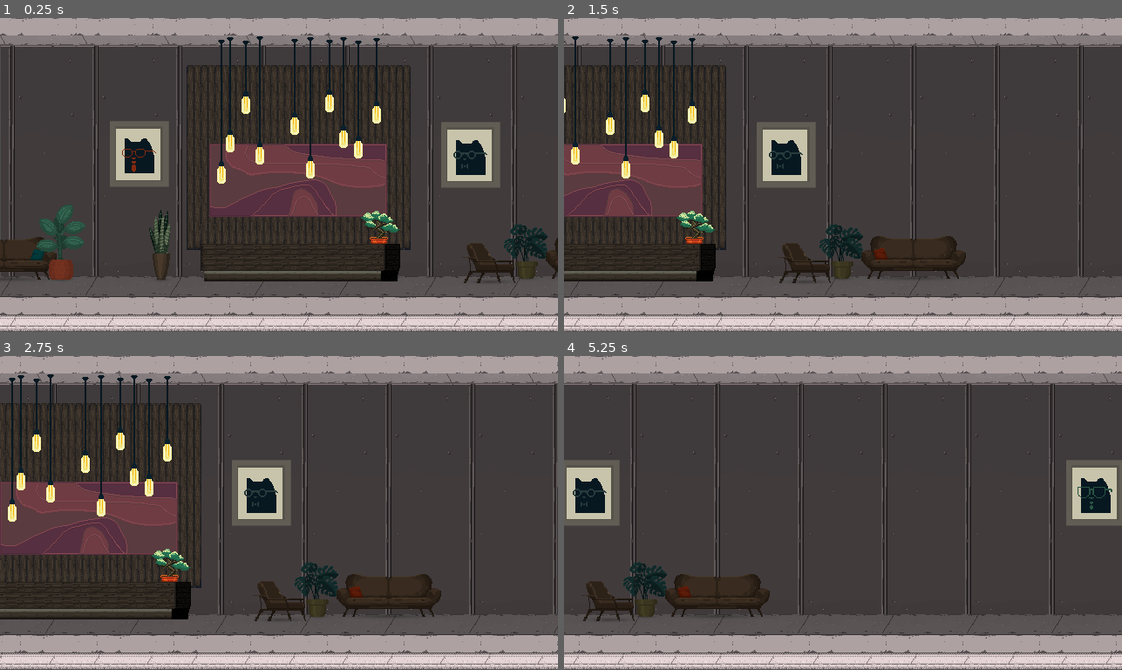
Above: before the commit, frames 1-4 (two rows, left to right).
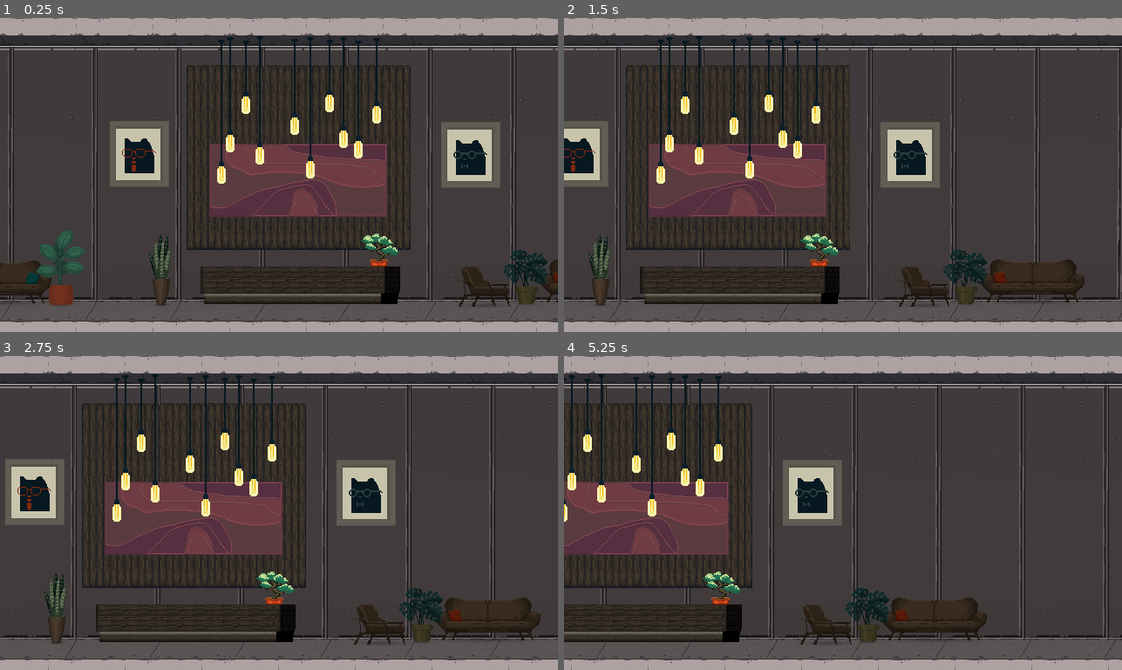
Above: after the commit, the same moments.

Repository: bogdanbartis/feral-level-editor
Game: Godot game, scene res://levels/testing-01.tscn
Two runs of this game, one before a commit and one after it. Both use one fixed random seed, a clock stepped at 60 frames per second and the inputs below. This scene is started directly instead of the project's main scene.
Inputs (mouse positions are in pixels of both pictures, inside the frame that each line leads up to):
- Up to frame 1 (0.25 s): no input
- Up to frame 2 (1.5 s): tap Enter (ui_accept) at 0.5, 0.77 s; move the mouse to (965, 159) at 0.52 s; hold D (move_right) from 0.53 s (still down); click (965, 159) at 0.67 s; move the mouse to (731, 190) at 1.27 s
- Up to frame 3 (2.75 s): tap Enter (ui_accept) at 1.52 s; move the mouse to (334, 443) at 2.02 s; release D (move_right) at 2.03 s; hold A (move_left) from 2.03 s (still down)
- Up to frame 4 (5.25 s): move the mouse to (815, 575) at 2.77 s; release A (move_left) at 2.78 s; hold D (move_right) 2.78-4.28 s; click (815, 575) at 2.92 s; tap Enter (ui_accept) at 3.02, 3.77, 4.52 s; move the mouse to (1010, 560) at 3.52 s; move the mouse to (675, 465) at 4.27 s; hold A (move_left) 4.28-5.03 s; move the mouse to (870, 513) at 5.02 s; hold D (move_right) from 5.03 s (still down); click (870, 513) at 5.17 s

The runs differ from the first frame. In frame 1, 29% of the frame differs, in the area x 0-100%, y 5-100%; in frame 2, 47%; in frame 3, 47%, in the area x 0-100%, y 0-100%; in frame 4, 43%.

Commit message:
Repositioned elements

Diff:
--- a/levels/testing-01.tscn
+++ b/levels/testing-01.tscn
@@ -38,327 +38,328 @@
 [node name="Camera2D" type="Camera2D" parent="."]
 anchor_mode = 0
 script = ExtResource("1_7j6gi")
+speed = 150.0
 
 [node name="wall" type="Node2D" parent="."]
 metadata/_edit_lock_ = true
 
 [node name="WallTallDark" type="Sprite2D" parent="wall"]
-position = Vector2(0.921509, 27.7621)
+position = Vector2(0, 32)
 texture = ExtResource("2_6kw3k")
 centered = false
 
 [node name="WallTallDark2" type="Sprite2D" parent="wall"]
-position = Vector2(97, 27.7621)
+position = Vector2(96, 32)
 texture = ExtResource("2_6kw3k")
 centered = false
 
 [node name="WallTallDark3" type="Sprite2D" parent="wall"]
-position = Vector2(193, 27.7621)
+position = Vector2(192, 32)
 texture = ExtResource("2_6kw3k")
 centered = false
 
 [node name="WallTallDark4" type="Sprite2D" parent="wall"]
-position = Vector2(289.078, 27.7621)
+position = Vector2(288, 32)
 texture = ExtResource("2_6kw3k")
 centered = false
 
 [node name="WallTallDark5" type="Sprite2D" parent="wall"]
-position = Vector2(673, 28)
+position = Vector2(384, 32)
 texture = ExtResource("2_6kw3k")
 centered = false
 
 [node name="WallTallDark6" type="Sprite2D" parent="wall"]
-position = Vector2(481.078, 27.7621)
+position = Vector2(480, 32)
 texture = ExtResource("2_6kw3k")
 centered = false
 
 [node name="WallTallDark7" type="Sprite2D" parent="wall"]
-position = Vector2(577.078, 27.7621)
+position = Vector2(576, 32)
 texture = ExtResource("2_6kw3k")
 centered = false
 
 [node name="WallTallDark8" type="Sprite2D" parent="wall"]
-position = Vector2(385, 28)
+position = Vector2(672, 32)
 texture = ExtResource("2_6kw3k")
 centered = false
 
 [node name="WallTallDark9" type="Sprite2D" parent="wall"]
-position = Vector2(769, 27.7621)
+position = Vector2(768, 32)
 texture = ExtResource("2_6kw3k")
 centered = false
 
 [node name="WallTallDark10" type="Sprite2D" parent="wall"]
-position = Vector2(865.078, 27.7621)
+position = Vector2(864, 32)
 texture = ExtResource("2_6kw3k")
 centered = false
 
 [node name="WallTallDark11" type="Sprite2D" parent="wall"]
-position = Vector2(961.078, 27.7621)
+position = Vector2(960, 32)
 texture = ExtResource("2_6kw3k")
 centered = false
 
 [node name="WallTallDark12" type="Sprite2D" parent="wall"]
-position = Vector2(1057.16, 27.7621)
+position = Vector2(1056, 32)
 texture = ExtResource("2_6kw3k")
 centered = false
 
 [node name="WallTallDark13" type="Sprite2D" parent="wall"]
-position = Vector2(1153.08, 27.7621)
+position = Vector2(1152, 32)
 texture = ExtResource("2_6kw3k")
 centered = false
 
 [node name="WallTallDark14" type="Sprite2D" parent="wall"]
-position = Vector2(1249.16, 27.7621)
+position = Vector2(1248, 32)
 texture = ExtResource("2_6kw3k")
 centered = false
 
 [node name="WallTallDark15" type="Sprite2D" parent="wall"]
-position = Vector2(1345.16, 27.7621)
+position = Vector2(1344, 32)
 texture = ExtResource("2_6kw3k")
 centered = false
 
 [node name="WallTallDark16" type="Sprite2D" parent="wall"]
-position = Vector2(1441.24, 27.7621)
+position = Vector2(1440, 32)
 texture = ExtResource("2_6kw3k")
 centered = false
 
 [node name="WallTallDark17" type="Sprite2D" parent="wall"]
-position = Vector2(1537, 27.7621)
+position = Vector2(1536, 32)
 texture = ExtResource("2_6kw3k")
 centered = false
 
 [node name="WallTallDark18" type="Sprite2D" parent="wall"]
-position = Vector2(1633.08, 27.7621)
+position = Vector2(1632, 32)
 texture = ExtResource("2_6kw3k")
 centered = false
 
 [node name="WallTallDark19" type="Sprite2D" parent="wall"]
-position = Vector2(1729.08, 27.7621)
+position = Vector2(1728, 32)
 texture = ExtResource("2_6kw3k")
 centered = false
 
 [node name="WallTallDark20" type="Sprite2D" parent="wall"]
-position = Vector2(1825.16, 27.7621)
+position = Vector2(1824, 32)
 texture = ExtResource("2_6kw3k")
 centered = false
 
 [node name="WallTallDark21" type="Sprite2D" parent="wall"]
-position = Vector2(1921.08, 27.7621)
+position = Vector2(1920, 32)
 texture = ExtResource("2_6kw3k")
 centered = false
 
 [node name="WallTallDark22" type="Sprite2D" parent="wall"]
-position = Vector2(2017.16, 27.7621)
+position = Vector2(2016, 32)
 texture = ExtResource("2_6kw3k")
 centered = false
 
 [node name="WallTallDark23" type="Sprite2D" parent="wall"]
-position = Vector2(2113.16, 27.7621)
+position = Vector2(2112, 32)
 texture = ExtResource("2_6kw3k")
 centered = false
 
 [node name="WallTallDark24" type="Sprite2D" parent="wall"]
-position = Vector2(2209.24, 27.7621)
+position = Vector2(2208, 32)
 texture = ExtResource("2_6kw3k")
 centered = false
 
 [node name="WallTallDark25" type="Sprite2D" parent="wall"]
-position = Vector2(2305.08, 27.7621)
+position = Vector2(2304, 32)
 texture = ExtResource("2_6kw3k")
 centered = false
 
 [node name="WallTallDark26" type="Sprite2D" parent="wall"]
-position = Vector2(2401.16, 27.7621)
+position = Vector2(2400, 32)
 texture = ExtResource("2_6kw3k")
 centered = false
 
 [node name="WallTallDark27" type="Sprite2D" parent="wall"]
-position = Vector2(2497.16, 27.7621)
+position = Vector2(2496, 32)
 texture = ExtResource("2_6kw3k")
 centered = false
 
 [node name="WallTallDark28" type="Sprite2D" parent="wall"]
-position = Vector2(2593.24, 27.7621)
+position = Vector2(2592, 32)
 texture = ExtResource("2_6kw3k")
 centered = false
 
 [node name="WallTallDark29" type="Sprite2D" parent="wall"]
-position = Vector2(2689.16, 27.7621)
+position = Vector2(2688, 32)
 texture = ExtResource("2_6kw3k")
 centered = false
 
 [node name="WallTallDark30" type="Sprite2D" parent="wall"]
-position = Vector2(2785.24, 27.7621)
+position = Vector2(2784, 32)
 texture = ExtResource("2_6kw3k")
 centered = false
 
 [node name="WallTallDark31" type="Sprite2D" parent="wall"]
-position = Vector2(2881.24, 27.7621)
+position = Vector2(2880, 32)
 texture = ExtResource("2_6kw3k")
 centered = false
 
 [node name="WallTallDark32" type="Sprite2D" parent="wall"]
-position = Vector2(2977.31, 27.7621)
+position = Vector2(2976, 32)
 texture = ExtResource("2_6kw3k")
 centered = false
 
 [node name="WallTallDark33" type="Sprite2D" parent="wall"]
-position = Vector2(3073, 27.7621)
+position = Vector2(3072, 32)
 texture = ExtResource("2_6kw3k")
 centered = false
 
 [node name="WallTallDark34" type="Sprite2D" parent="wall"]
-position = Vector2(3169.08, 27.7621)
+position = Vector2(3168, 32)
 texture = ExtResource("2_6kw3k")
 centered = false
 
 [node name="WallTallDark35" type="Sprite2D" parent="wall"]
-position = Vector2(3265.08, 27.7621)
+position = Vector2(3264, 32)
 texture = ExtResource("2_6kw3k")
 centered = false
 
 [node name="WallTallDark36" type="Sprite2D" parent="wall"]
-position = Vector2(3361.16, 27.7621)
+position = Vector2(3360, 32)
 texture = ExtResource("2_6kw3k")
 centered = false
 
 [node name="WallTallDark37" type="Sprite2D" parent="wall"]
-position = Vector2(3457.08, 27.7621)
+position = Vector2(3456, 32)
 texture = ExtResource("2_6kw3k")
 centered = false
 
 [node name="WallTallDark38" type="Sprite2D" parent="wall"]
-position = Vector2(3553.16, 27.7621)
+position = Vector2(3552, 32)
 texture = ExtResource("2_6kw3k")
 centered = false
 
 [node name="WallTallDark39" type="Sprite2D" parent="wall"]
-position = Vector2(3649.16, 27.7621)
+position = Vector2(3648, 32)
 texture = ExtResource("2_6kw3k")
 centered = false
 
 [node name="WallTallDark40" type="Sprite2D" parent="wall"]
-position = Vector2(3745.24, 27.7621)
+position = Vector2(3744, 32)
 texture = ExtResource("2_6kw3k")
 centered = false
 
 [node name="WallTallDark41" type="Sprite2D" parent="wall"]
-position = Vector2(3841.08, 27.7621)
+position = Vector2(3840, 32)
 texture = ExtResource("2_6kw3k")
 centered = false
 
 [node name="WallTallDark42" type="Sprite2D" parent="wall"]
-position = Vector2(3937.16, 27.7621)
+position = Vector2(3936, 32)
 texture = ExtResource("2_6kw3k")
 centered = false
 
 [node name="WallTallDark43" type="Sprite2D" parent="wall"]
-position = Vector2(4033.16, 27.7621)
+position = Vector2(4032, 32)
 texture = ExtResource("2_6kw3k")
 centered = false
 
 [node name="WallTallDark44" type="Sprite2D" parent="wall"]
-position = Vector2(4129.24, 27.7621)
+position = Vector2(4128, 32)
 texture = ExtResource("2_6kw3k")
 centered = false
 
 [node name="WallTallDark45" type="Sprite2D" parent="wall"]
-position = Vector2(4225.16, 27.7621)
+position = Vector2(4224, 32)
 texture = ExtResource("2_6kw3k")
 centered = false
 
 [node name="WallTallDark46" type="Sprite2D" parent="wall"]
-position = Vector2(4321.24, 27.7621)
+position = Vector2(4320, 32)
 texture = ExtResource("2_6kw3k")
 centered = false
 
 [node name="WallTallDark47" type="Sprite2D" parent="wall"]
-position = Vector2(4417.24, 27.7621)
+position = Vector2(4416, 32)
 texture = ExtResource("2_6kw3k")
 centered = false
 
 [node name="WallTallDark48" type="Sprite2D" parent="wall"]
-position = Vector2(4513.31, 27.7621)
+position = Vector2(4512, 32)
 texture = ExtResource("2_6kw3k")
 centered = false
 
 [node name="WallTallDark49" type="Sprite2D" parent="wall"]
-position = Vector2(4609.08, 27.7621)
+position = Vector2(4608, 32)
 texture = ExtResource("2_6kw3k")
 centered = false
 
 [node name="WallTallDark50" type="Sprite2D" parent="wall"]
-position = Vector2(4705.16, 27.7621)
+position = Vector2(4704, 32)
 texture = ExtResource("2_6kw3k")
 centered = false
 
 [node name="WallTallDark51" type="Sprite2D" parent="wall"]
-position = Vector2(4801.16, 27.7621)
+position = Vector2(4800, 32)
 texture = ExtResource("2_6kw3k")
 centered = false
 
 [node name="WallTallDark52" type="Sprite2D" parent="wall"]
-position = Vector2(4897.24, 27.7621)
+position = Vector2(4896, 32)
 texture = ExtResource("2_6kw3k")
 centered = false
 
 [node name="WallTallDark53" type="Sprite2D" parent="wall"]
-position = Vector2(4993.16, 27.7621)
+position = Vector2(4992, 32)
 texture = ExtResource("2_6kw3k")
 centered = false
 
 [node name="WallTallDark54" type="Sprite2D" parent="wall"]
-position = Vector2(5089.24, 27.7621)
+position = Vector2(5088, 32)
 texture = ExtResource("2_6kw3k")
 centered = false
 
 [node name="WallTallDark55" type="Sprite2D" parent="wall"]
-position = Vector2(5185.24, 27.7621)
+position = Vector2(5184, 32)
 texture = ExtResource("2_6kw3k")
 centered = false
 
 [node name="WallTallDark56" type="Sprite2D" parent="wall"]
-position = Vector2(5281.31, 27.7621)
+position = Vector2(5280, 32)
 texture = ExtResource("2_6kw3k")
 centered = false
 
 [node name="WallTallDark57" type="Sprite2D" parent="wall"]
-position = Vector2(5377.16, 27.7621)
+position = Vector2(5376, 32)
 texture = ExtResource("2_6kw3k")
 centered = false
 
 [node name="WallTallDark58" type="Sprite2D" parent="wall"]
-position = Vector2(5473.24, 27.7621)
+position = Vector2(5472, 32)
 texture = ExtResource("2_6kw3k")
 centered = false
 
 [node name="WallTallDark59" type="Sprite2D" parent="wall"]
-position = Vector2(5569.24, 27.7621)
+position = Vector2(5568, 32)
 texture = ExtResource("2_6kw3k")
 centered = false
 
 [node name="WallTallDark60" type="Sprite2D" parent="wall"]
-position = Vector2(5665.31, 27.7621)
+position = Vector2(5664, 32)
 texture = ExtResource("2_6kw3k")
 centered = false
 
 [node name="WallTallDark61" type="Sprite2D" parent="wall"]
-position = Vector2(5761.24, 27.7621)
+position = Vector2(5760, 32)
 texture = ExtResource("2_6kw3k")
 centered = false
 
 [node name="WallTallDark62" type="Sprite2D" parent="wall"]
-position = Vector2(5857.31, 27.7621)
+position = Vector2(5856, 32)
 texture = ExtResource("2_6kw3k")
 centered = false
 
 [node name="WallTallDark63" type="Sprite2D" parent="wall"]
-position = Vector2(5953.31, 27.7621)
+position = Vector2(5952, 32)
 texture = ExtResource("2_6kw3k")
 centered = false
 
 [node name="WallTallDark64" type="Sprite2D" parent="wall"]
-position = Vector2(6049.39, 27.7621)
+position = Vector2(6048, 32)
 texture = ExtResource("2_6kw3k")
 centered = false
 
@@ -716,6 +717,8 @@
 
 [node name="floor-inside" type="Node2D" parent="."]
 modulate = Color(0.66, 0.66, 0.66, 1)
+position = Vector2(0, 28)
+metadata/_edit_group_ = true
 
 [node name="ConcreteFloorLarge" type="Sprite2D" parent="floor-inside"]
 position = Vector2(0, 296)
@@ -784,7 +787,8 @@
 metadata/_edit_lock_ = true
 
 [node name="front panel bottom" type="Node2D" parent="."]
-metadata/_edit_lock_ = true
+position = Vector2(0, 28)
+metadata/_edit_group_ = true
 
 [node name="WallConcreteMediumHTile" type="Sprite2D" parent="front panel bottom"]
 position = Vector2(0, 320)
@@ -1137,7 +1141,9 @@
 centered = false
 
 [node name="sidewalk" type="Node2D" parent="."]
-metadata/_edit_lock_ = true
+visible = false
+position = Vector2(0, 14)
+metadata/_edit_group_ = true
 
 [node name="SidewalkTile" type="Sprite2D" parent="sidewalk"]
 position = Vector2(0, 340)
@@ -1415,6 +1421,7 @@
 centered = false
 
 [node name="ceiling" type="Node2D" parent="."]
+modulate = Color(0.3567, 0.374467, 0.41, 1)
 metadata/_edit_lock_ = true
 
 [node name="CeelingConcreteLarge" type="Sprite2D" parent="ceiling"]
@@ -1511,7 +1518,7 @@
 centered = false
 
 [node name="ReceptionDesk" type="Sprite2D" parent="."]
-position = Vector2(230, 259)
+position = Vector2(230, 285)
 texture = ExtResource("9_lu74m")
 centered = false
 
@@ -1520,6 +1527,12 @@
 texture = ExtResource("11_4okpn")
 
 [node name="furniture" type="Node2D" parent="."]
+position = Vector2(-6, 27)
+
+[node name="CouchLobbySimple" type="Sprite2D" parent="furniture"]
+position = Vector2(3551, 251)
+texture = ExtResource("24_61jdd")
+centered = false
 
 [node name="CouchLobbyRedPillow" type="Sprite2D" parent="furniture"]
 position = Vector2(615, 250)
@@ -1579,6 +1592,7 @@
 centered = false
 
 [node name="plants" type="Node2D" parent="."]
+position = Vector2(0, 29)
 
 [node name="Plant06" type="Sprite2D" parent="plants"]
 position = Vector2(578, 236)
@@ -1600,6 +1614,11 @@
 texture = ExtResource("16_q4tca")
 centered = false
 
+[node name="Plant03" type="Sprite2D" parent="plants"]
+position = Vector2(1350, 251)
+texture = ExtResource("26_37nl1")
+centered = false
+
 [node name="Plant07" type="Sprite2D" parent="plants"]
 position = Vector2(1852, 214)
 texture = ExtResource("16_q4tca")
@@ -1610,6 +1629,11 @@
 texture = ExtResource("16_q4tca")
 centered = false
 
+[node name="Plant04" type="Sprite2D" parent="plants"]
+position = Vector2(2913, 251)
+texture = ExtResource("26_37nl1")
+centered = false
+
 [node name="PlantPotTall" type="Sprite2D" parent="plants"]
 position = Vector2(168, 220)
 texture = ExtResource("13_gqtvg")
@@ -1626,7 +1650,7 @@
 centered = false
 
 [node name="BonsaiSmall" type="Sprite2D" parent="plants"]
-position = Vector2(413.716, 221.179)
+position = Vector2(414, 218)
 texture = ExtResource("20_sgt2f")
 centered = false
 
@@ -1660,24 +1684,9 @@
 texture = ExtResource("23_xnher")
 centered = false
 
-[node name="CouchLobbySimple" type="Sprite2D" parent="."]
-position = Vector2(3545, 250)
-texture = ExtResource("24_61jdd")
-centered = false
-
 [node name="LiftOutside" type="Sprite2D" parent="."]
-position = Vector2(5881, 166)
+position = Vector2(5881, 193)
 texture = ExtResource("25_6py68")
-centered = false
-
-[node name="Plant03" type="Sprite2D" parent="."]
-position = Vector2(1356, 252)
-texture = ExtResource("26_37nl1")
-centered = false
-
-[node name="Plant04" type="Sprite2D" parent="."]
-position = Vector2(2902, 252)
-texture = ExtResource("26_37nl1")
 centered = false
 
 [node name="CatPaintingWarhol" type="Sprite2D" parent="."]
